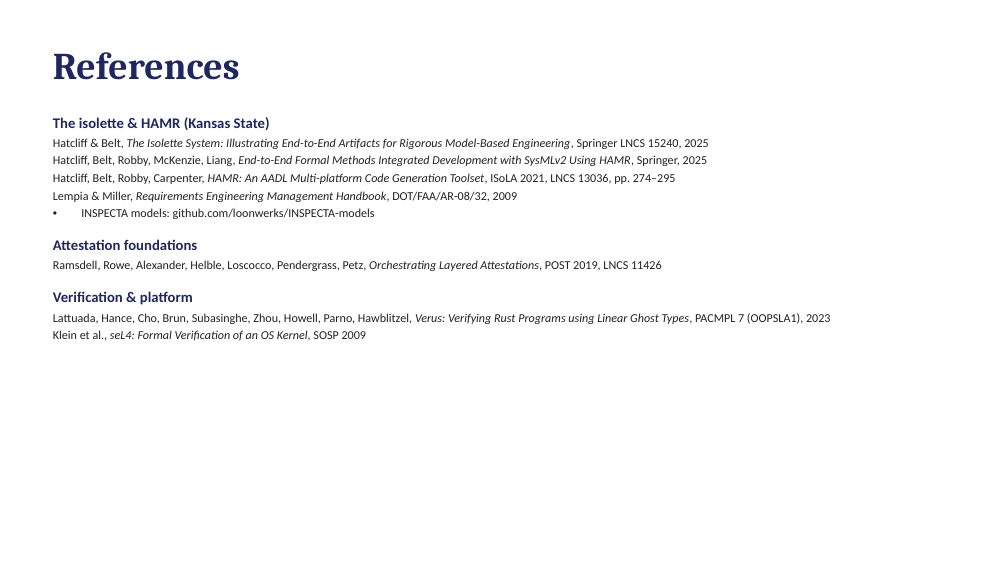
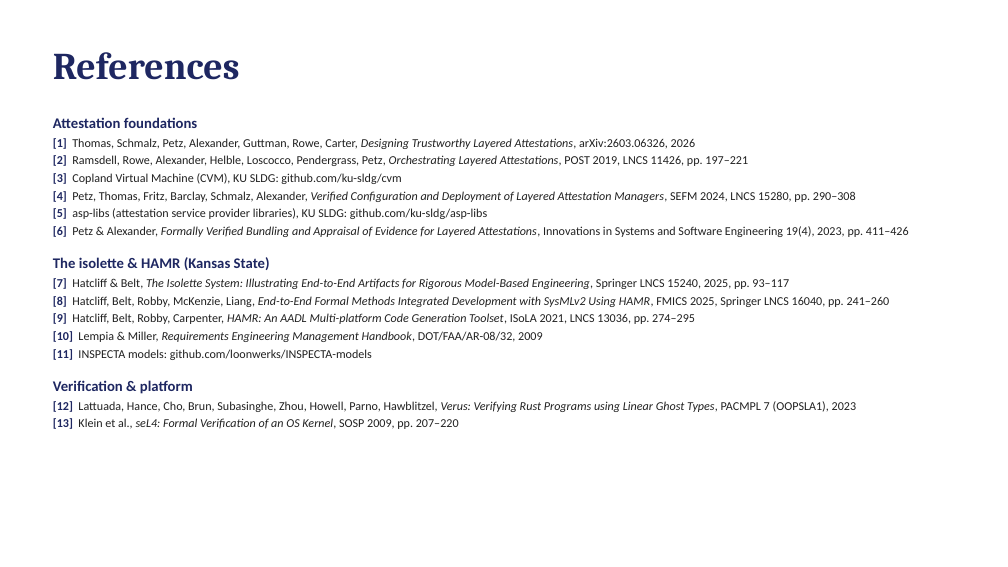
Before and after one commit to ku-sldg/pybb, a slide deck: slide 20 of docs/video_slides_draft.pptx. Drawn at 1008x567 pixels with LibreOffice and Linux fonts; fonts in the diff are those of the drawing. Boxes give left, top, right and bottom in pixels: in the first picture for what was removed or moved away, otherwise in the second. Text is boxed around its words. In the diff, an @@ line names an element or a change of style, - is before the commit and + after.

```diff
--- a/docs/video_slides_draft.pptx
+++ b/docs/video_slides_draft.pptx
@@ text at (x1=53, y1=117, x2=909, y2=237): paragraphs added @@
+Attestation foundations
+[1] Thomas, Schmalz, Petz, Alexander, Guttman, Rowe, Carter, Designing Trustworthy Layered Attestations, arXiv:2603.06326, 2026
+[2] Ramsdell, Rowe, Alexander, Helble, Loscocco, Pendergrass, Petz, Orchestrating Layered Attestations, POST 2019, LNCS 11426, pp. 197–221
+[3] Copland Virtual Machine (CVM), KU SLDG: github.com/ku-sldg/cvm
+[4] Petz, Thomas, Fritz, Barclay, Schmalz, Alexander, Verified Configuration and Deployment of Layered Attestation Managers, SEFM 2024, LNCS 15280, pp. 290–308
+[5] asp-libs (attestation service provider libraries), KU SLDG: github.com/ku-sldg/asp-libs
+[6] Petz & Alexander, Formally Verified Bundling and Appraisal of Evidence for Layered Attestations, Innovations in Systems and Software Engineering 19(4), 2023, pp. 411–426
@@ text at (x1=53, y1=257, x2=270, y2=270): more space between paragraphs @@
@@ text at (x1=53, y1=278, x2=890, y2=360): text changed @@
-• Hatcliff & Belt, The Isolette System: Illustrating End-to-End Artifacts for Rigorous Model-Based Engineering, Springer LNCS 15240, 2025
-• Hatcliff, Belt, Robby, McKenzie, Liang, End-to-End Formal Methods Integrated Development with SysMLv2 Using HAMR, Springer, 2025
-• Hatcliff, Belt, Robby, Carpenter, HAMR: An AADL Multi-platform Code Generation Toolset, ISoLA 2021, LNCS 13036, pp. 274–295
-• Lempia & Miller, Requirements Engineering Management Handbook, DOT/FAA/AR-08/32, 2009
-• INSPECTA models: github.com/loonwerks/INSPECTA-models
-Attestation foundations
-• Ramsdell, Rowe, Alexander, Helble, Loscocco, Pendergrass, Petz, Orchestrating Layered Attestations, POST 2019, LNCS 11426
+[7] Hatcliff & Belt, The Isolette System: Illustrating End-to-End Artifacts for Rigorous Model-Based Engineering, Springer LNCS 15240, 2025, pp. 93–117
+[8] Hatcliff, Belt, Robby, McKenzie, Liang, End-to-End Formal Methods Integrated Development with SysMLv2 Using HAMR, FMICS 2025, Springer LNCS 16040, pp. 241–260
+[9] Hatcliff, Belt, Robby, Carpenter, HAMR: An AADL Multi-platform Code Generation Toolset, ISoLA 2021, LNCS 13036, pp. 274–295
+[10] Lempia & Miller, Requirements Engineering Management Handbook, DOT/FAA/AR-08/32, 2009
+[11] INSPECTA models: github.com/loonwerks/INSPECTA-models
@@ text at (x1=53, y1=401, x2=856, y2=429): text changed @@
-• Lattuada, Hance, Cho, Brun, Subasinghe, Zhou, Howell, Parno, Hawblitzel, Verus: Verifying Rust Programs using Linear Ghost Types, PACMPL 7 (OOPSLA1), 2023
-• Klein et al., seL4: Formal Verification of an OS Kernel, SOSP 2009
+[12] Lattuada, Hance, Cho, Brun, Subasinghe, Zhou, Howell, Parno, Hawblitzel, Verus: Verifying Rust Programs using Linear Ghost Types, PACMPL 7 (OOPSLA1), 2023
+[13] Klein et al., seL4: Formal Verification of an OS Kernel, SOSP 2009, pp. 207–220
```
Also in this commit, not shown: 10 other slides changed, 2 other files.
